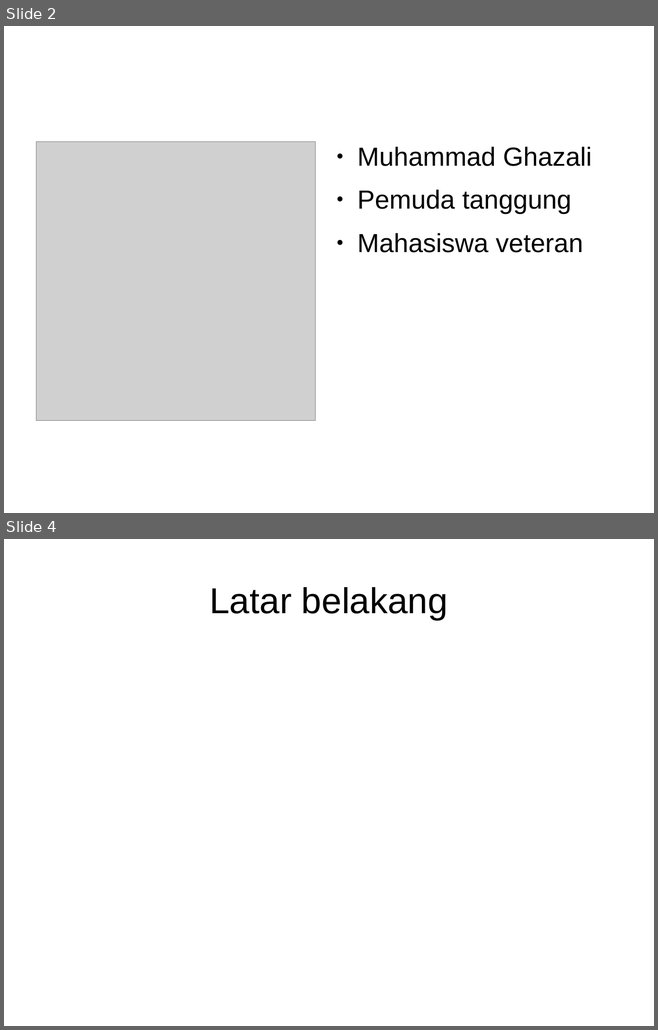
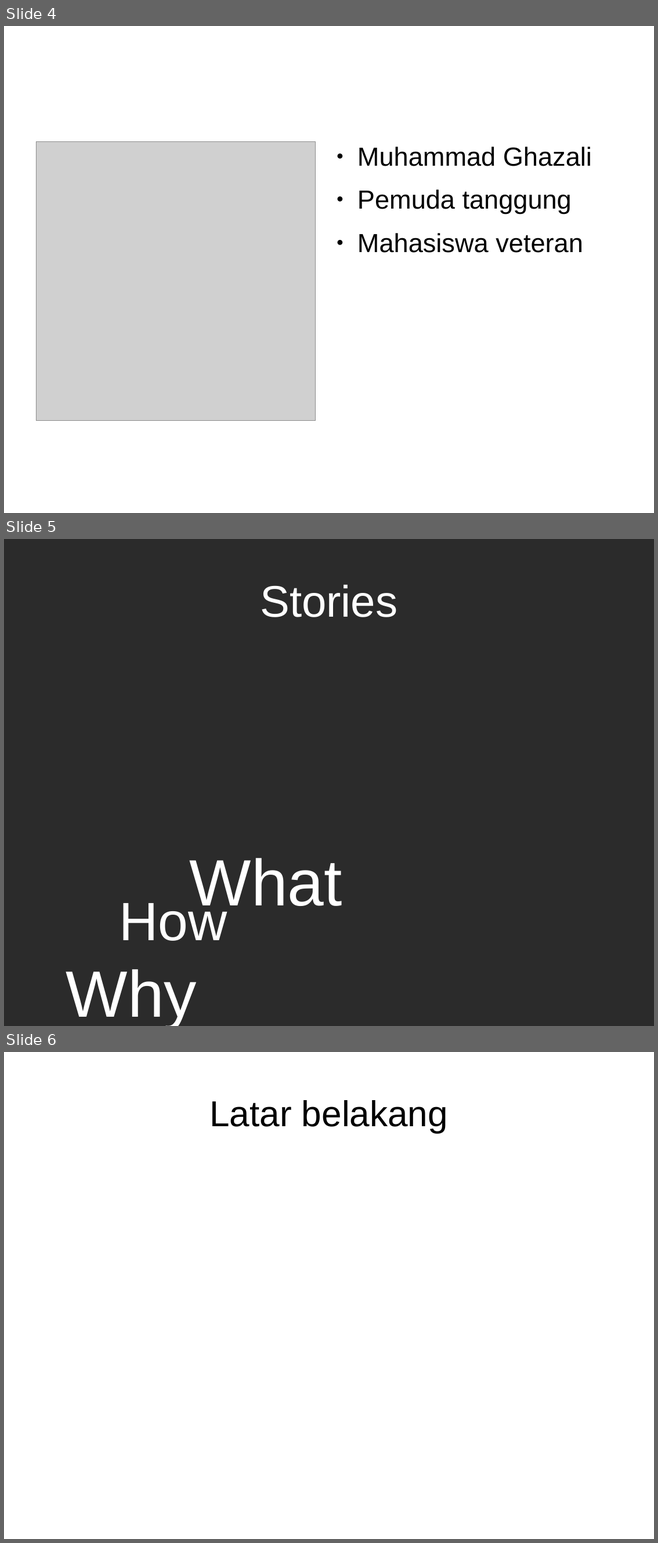
Before and after one commit to muhammadghazali/ghanoz-json-skripsi, a slide deck: slide-presentasi/presentasi-tugas-akhir.odp. Shown one above the other, each under a label of ours: slides 2 and 4 before the commit, slides 4, 5 and 6 after it; the slides between them are not shown. The pictures are 658x1030 and 658x1543 pixels, drawn with LibreOffice and Linux fonts; fonts in the diff are those of the drawing; grey boxes stand for pictures; background and template pictures are left out; a plain dark background stands for a picture behind light text. Boxes give left, top, right and bottom in pixels: in the first picture for what was removed or moved away, otherwise in the second. Text is boxed around its words. In the diff, an @@ line names an element or a change of style, - is before the commit and + after.

```diff
--- a/slide-presentasi/presentasi-tugas-akhir.odp
+++ b/slide-presentasi/presentasi-tugas-akhir.odp
@@ slide 5 added at [4, 539, 654, 1026], background picture (left out) @@
@@ title added at [260, 584, 397, 617], 54 pt, text #FFFFFF @@
+Stories
@@ text added at [190, 858, 342, 917], 79.9 pt, text #FFFFFF @@
+What
@@ text added at [119, 897, 227, 941], 66 pt, text #FFFFFF @@
+How
@@ text added at [66, 969, 197, 1026], 80 pt, text #FFFFFF @@
+Why
@@ what was slide 2 is now slide 4 @@
@@ what was slide 4 is now slide 6 @@
```
Also in this commit, not shown: 1 slide changed, 3 other slides added, 1 slide removed, 3 other files.
